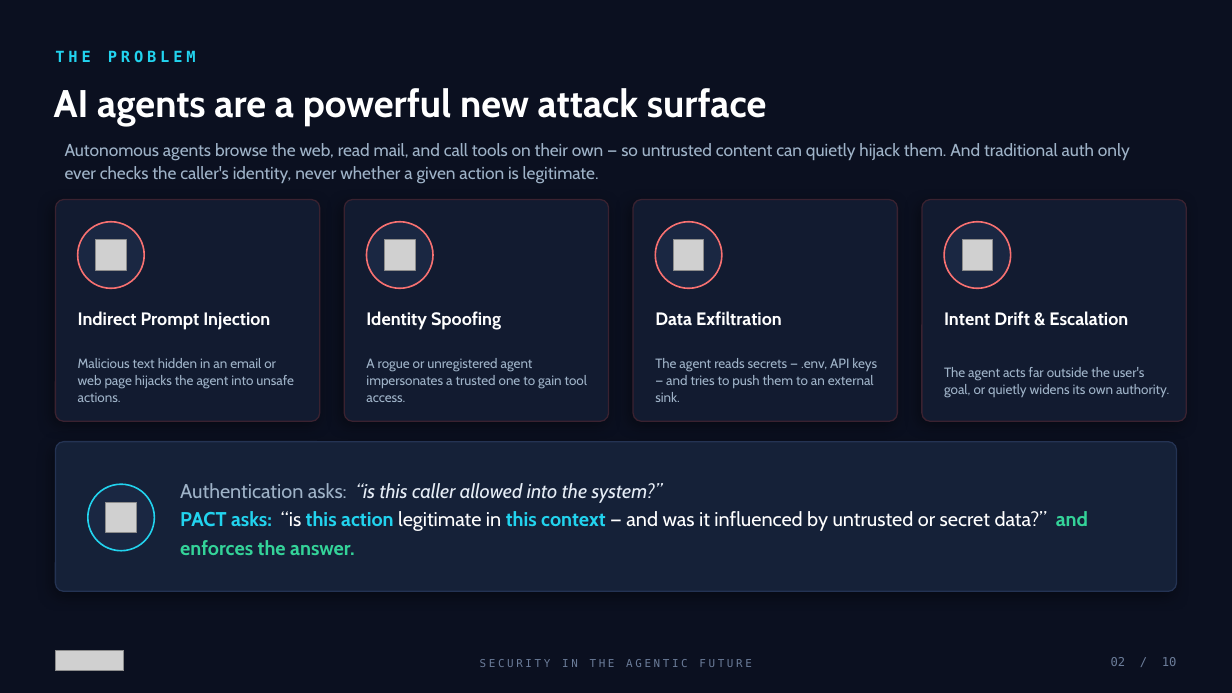
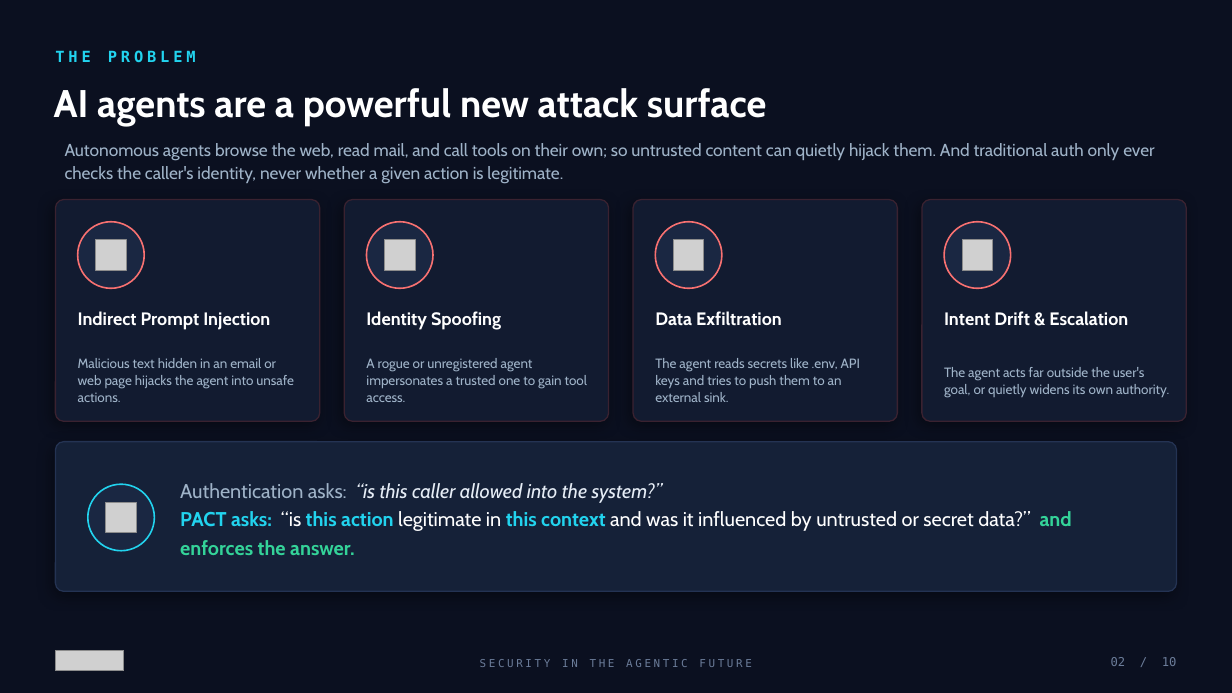
Before and after one commit to ASH1998/PACT, a slide deck: slide 2 of hackathon-deck/PACT_Deck.pptx. Drawn at 1232x693 pixels with LibreOffice and Linux fonts; fonts in the diff are those of the drawing; grey boxes stand for pictures. Boxes give left, top, right and bottom in pixels: in the first picture for what was removed or moved away, otherwise in the second. Text is boxed around its words. In the diff, an @@ line names an element or a change of style, - is before the commit and + after.

Commit message:
chore: remove dead code and update PACT presentation files for clarity

```diff
--- a/hackathon-deck/PACT_Deck.pptx
+++ b/hackathon-deck/PACT_Deck.pptx
@@ text at (x1=65, y1=143, x2=1154, y2=184): text changed @@
-Autonomous agents browse the web, read mail, and call tools on their own — so untrusted content can quietly hijack them. And traditional auth only ever checks the caller's identity, never whether a given action is legitimate.
+Autonomous agents browse the web, read mail, and call tools on their own; so untrusted content can quietly hijack them. And traditional auth only ever checks the caller's identity, never whether a given action is legitimate.
@@ text at (x1=655, y1=358, x2=860, y2=402): text changed @@
-The agent reads secrets — .env, API keys — and tries to push them to an external sink.
+The agent reads secrets like .env, API keys and tries to push them to an external sink.
@@ text at (x1=180, y1=511, x2=1072, y2=555): text changed @@
-PACT asks: “is this action legitimate in this context — and was it influenced by untrusted or secret data?” and enforces the answer.
+PACT asks: “is this action legitimate in this context and was it influenced by untrusted or secret data?” and enforces the answer.
```
Also in this commit, not shown: 7 other slides changed, 2 other files.
